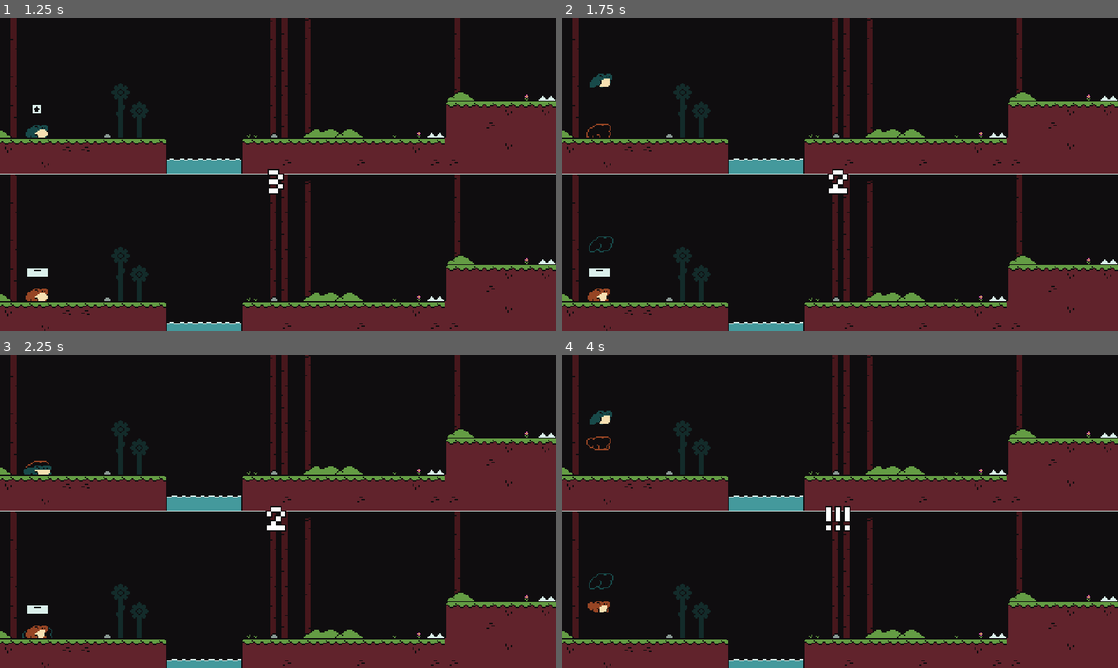
Above: before the commit, frames 1-4 (two rows, left to right).
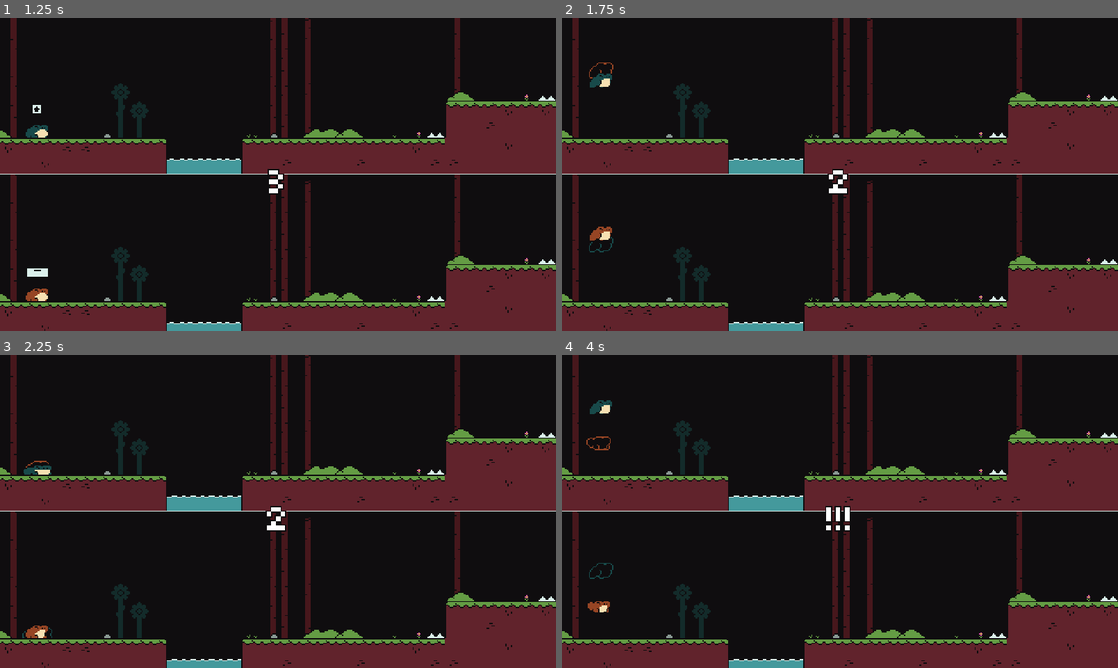
Above: after the commit, the same moments.

Repository: BenjaTK/ready-set-hop
Game: Godot game, scene res://code/scenes/game/game.tscn
The game is run twice, just before and just after one commit, with the same random seed, the same clock (stepped at 60 frames per second) and the same inputs.
Inputs (mouse positions are in pixels of both pictures, inside the frame that each line leads up to):
- Up to frame 1 (1.25 s): click "Empezar" at 0.5 s
- Up to frame 2 (1.75 s): tap Enter at 1.25 s; move the mouse to (962, 158) at 1.27 s; hold D (move_right_1) from 1.28 s (still down); click (962, 158) at 1.42 s; tap Up (jump_1) at 1.52 s
- Up to frame 3 (2.25 s): keep holding D (move_right_1); move the mouse to (166, 527) at 2.02 s
- Up to frame 4 (4 s): tap Up (jump_1) at 2.27, 3.77 s; move the mouse to (895, 442) at 2.77 s; release D (move_right_1) at 2.78 s; hold A (move_left_1) 2.78-3.53 s; tap Space at 3.5 s; move the mouse to (812, 574) at 3.52 s; hold D (move_right_1) from 3.53 s (still down); click (812, 574) at 3.67 s

Frame 1 is identical in both runs. In frame 2, 0.4% of the frame differs, in the area x 4-10%, y 14-91%; in frame 3, less than 0.1%; in frame 4, 0.3%.

Commit message:
Add mobile support

Diff:
--- a/code/characters/player/player.gd
+++ b/code/characters/player/player.gd
@@ -28,6 +28,8 @@
 
 static var can_move: bool = false
 var x_velocity: float = 0.0
+var is_pressing: bool = false
+var event: InputEventScreenTouch
 
 @onready var jump_velocity: float = ((2.0 * jump_height) / jump_time_to_peak) * -1.0
 @onready var jump_gravity: float = ((-2.0 * jump_height) / (jump_time_to_peak * jump_time_to_peak)) * -1.0
@@ -60,7 +62,10 @@
 func _physics_process(delta: float) -> void:
 	outline_sprite.frame = sprite.frame
 
-	jump_bar.visible = Input.is_action_pressed(key_jump)
+	jump_bar.visible = Input.is_action_pressed(key_jump) or is_pressing
+
+	if Input.is_action_pressed(key_jump) or is_pressing:
+		jump_bar.value += delta
 
 	if not is_on_floor():
 		velocity.y += _get_gravity() * delta
@@ -71,8 +76,6 @@
 	else:
 		animation_state_machine.travel("Idle")
 
-		if Input.is_action_pressed(key_jump):
-			jump_bar.value += delta
 		if Input.is_action_just_released(key_jump):
 			_jump()
 	_apply_friction()
@@ -86,6 +89,7 @@
 		var collider = collision.get_collider()
 		if collider is RigidBody2D:
 			collider.apply_impulse(-collision.get_normal() * 5.0, collider.to_local(collision.get_position()))
+
 
 
 func _get_gravity() -> float:
@@ -108,6 +112,7 @@
 
 
 func do_jump(y, x) -> void:
+	prints("x:", x)
 	velocity.y = y
 	x_velocity = x
 	jump_bar.value = 0.0
--- a/code/characters/player/player.tscn
+++ b/code/characters/player/player.tscn
@@ -235,7 +235,6 @@
 texture = ExtResource("2_8fyhb")
 hframes = 3
 vframes = 2
-frame = 1
 metadata/_aseprite_wizard_config_ = {
 "i_mode": -1,
 "keep_anim_length": false,
@@ -302,8 +301,8 @@
 tree_root = SubResource("AnimationNodeStateMachine_c3wrb")
 anim_player = NodePath("../AnimationPlayer")
 parameters/current_length = 1.5
-parameters/current_position = 1.14183
-parameters/current_delta = 0.00666667
+parameters/current_position = 0.226511
+parameters/current_delta = 0.00694444
 parameters/End/current_length = null
 parameters/End/current_position = null
 parameters/End/current_delta = null
@@ -311,8 +310,8 @@
 parameters/Fall/current_position = 0.04982
 parameters/Fall/current_delta = 0.0166667
 parameters/Idle/current_length = 1.5
-parameters/Idle/current_position = 1.14183
-parameters/Idle/current_delta = 0.00666667
+parameters/Idle/current_position = 0.226511
+parameters/Idle/current_delta = 0.00694444
 parameters/Jump/current_length = 0.1
 parameters/Jump/current_position = 0.0751146
 parameters/Jump/current_delta = 0.0166667
--- a/code/scenes/game/game.gd
+++ b/code/scenes/game/game.gd
@@ -24,3 +24,19 @@
 func game_over(winning_id: int) -> void:
 	$AnimationPlayer.play("game_over")
 	$CanvasLayer/Label.text = "Felicidades!\nGanaste, Jugador %s" % winning_id
+
+
+func _unhandled_input(event: InputEvent) -> void:
+	if event is InputEventScreenTouch:
+		var player: Player
+		prints(event, get_viewport().size)
+		if event.position.x < 240:
+			player = player_1
+		elif event.position.x > 240:
+			player = player_2
+		player.is_pressing = event.pressed
+		if event.is_released() and player.is_on_floor() and is_instance_valid(player.event) and event.index == player.event.index:
+			player._jump()
+			player.event = null
+			return
+		player.event = event
--- a/project.godot
+++ b/project.godot
@@ -25,7 +25,7 @@
 
 [editor_plugins]
 
-enabled=PackedStringArray("res://addons/AsepriteWizard/plugin.cfg")
+enabled=PackedStringArray("res://addons/AsepriteWizard/plugin.cfg", "res://addons/majordomo/plugin.cfg")
 
 [file_customization]
 
Not shown, removed: exports/web/index.apple-touch-icon.png.import
Not shown, removed: exports/web/index.icon.png.import
Not shown, removed: exports/web/index.png.import
Not shown, changed: .gitignore
Not shown, changed: exports/web/html.zip
Not shown, removed: exports/web/index.apple-touch-icon.png
Not shown, removed: exports/web/index.audio.worklet.js
Not shown, removed: exports/web/index.html
Not shown, removed: exports/web/index.icon.png
Not shown, removed: exports/web/index.js
Not shown, changed: exports/web/index.pck
Not shown, removed: exports/web/index.png
(and 2 more such lines)
